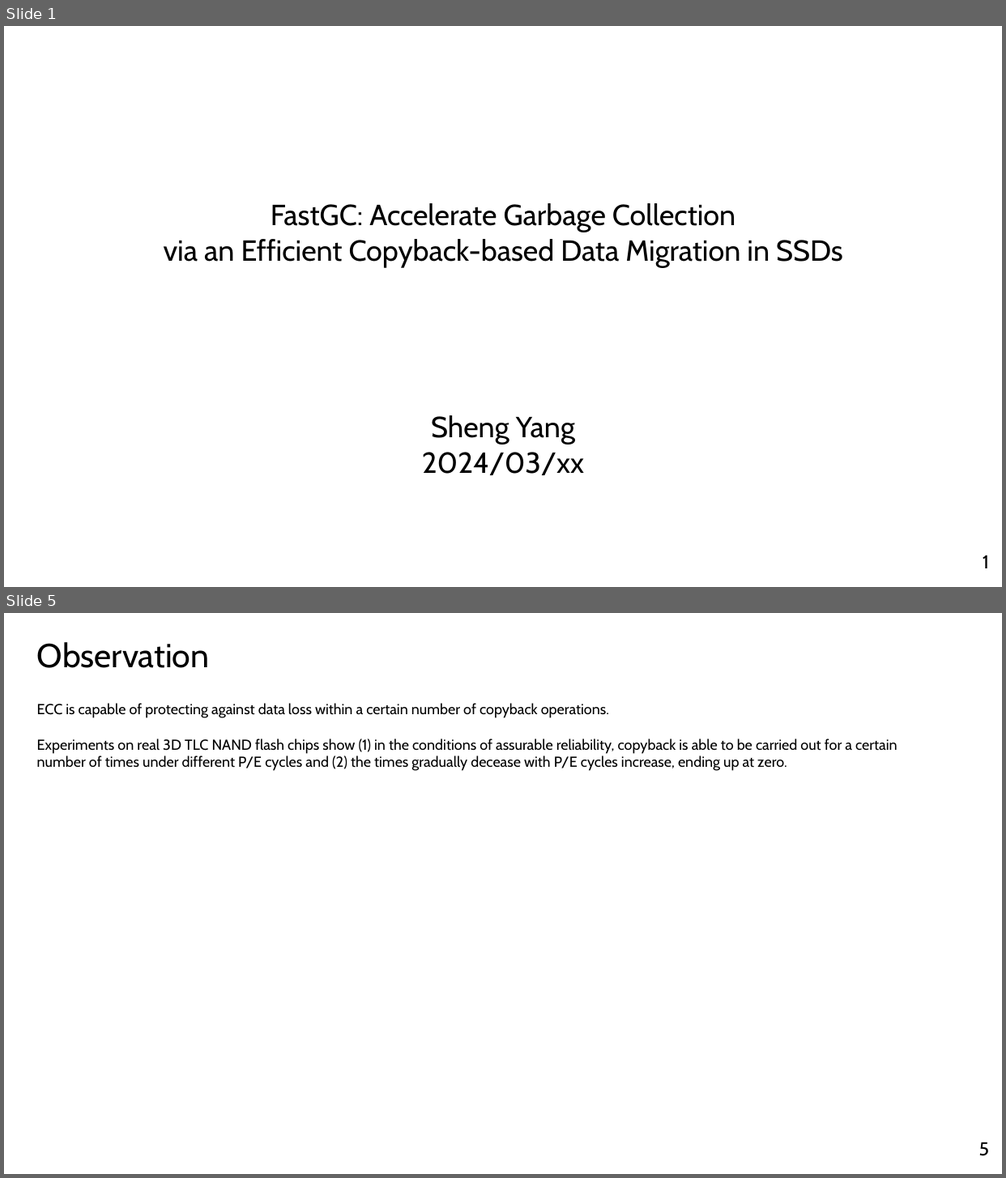
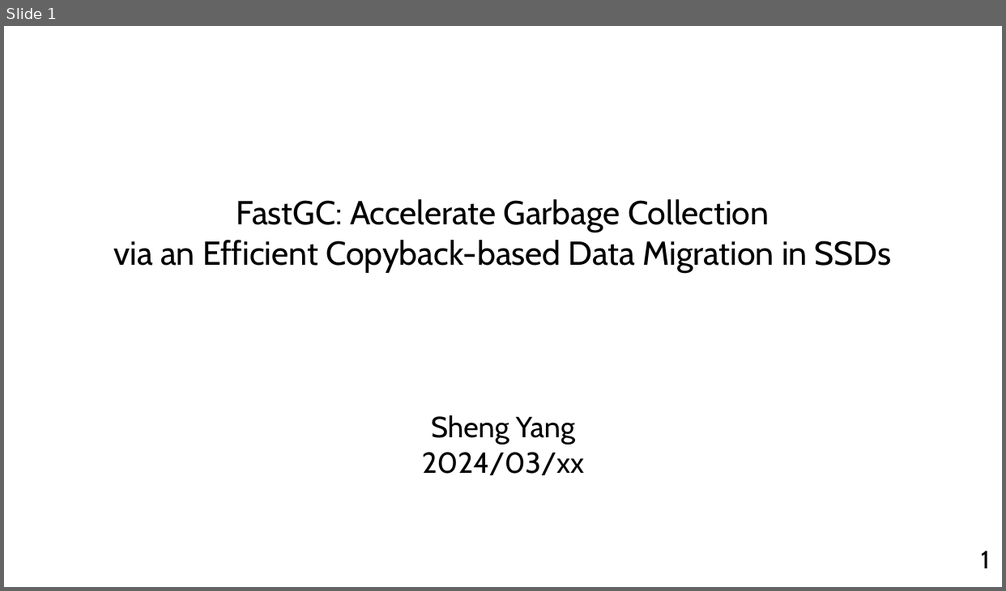
Before and after one commit to yousei-github/StudyNotes, a slide deck: temp/Presentation_Yang Sheng.pptx. Shown one above the other, each under a label of ours: slides 1 and 5 before the commit, slide 1 after it; the slides between them are not shown. The pictures are 1006x1178 and 1006x591 pixels, drawn with LibreOffice and Linux fonts; fonts in the diff are those of the drawing. Boxes give left, top, right and bottom in pixels: in the first picture for what was removed or moved away, otherwise in the second. Text is boxed around its words. In the diff, an @@ line names an element or a change of style, - is before the commit and + after.

```diff
--- a/temp/Presentation_Yang Sheng.pptx
+++ b/temp/Presentation_Yang Sheng.pptx
@@ slide 5 removed at (4,613,1002,1174), background #FFFFFF @@
@@ text removed at (37,642,210,668) @@
-Observation
@@ text removed at (37,703,897,771) @@
-ECC is capable of protecting against data loss within a certain number of copyback operations.
-Experiments on real 3D TLC NAND flash chips show (1) in the conditions of assurable reliability, copyback is able to be carried out for a certain number of times under different P/E cycles and (2) the times gradually decease with P/E cycles increase, ending up at zero.
@@ page number removed at (979,1143,989,1157) @@
-5
@@ slide 1 changed as well @@
@@ title "FastGC: Accelerate Garbage Collection via ..." at (113,199,892,273): size 28 to 32 pt @@
@@ page number at (981,551,990,569): size 18 to 24 pt @@
```
Also in this commit, not shown: 2 other slides changed, 18 slides added, 3 other slides removed.
